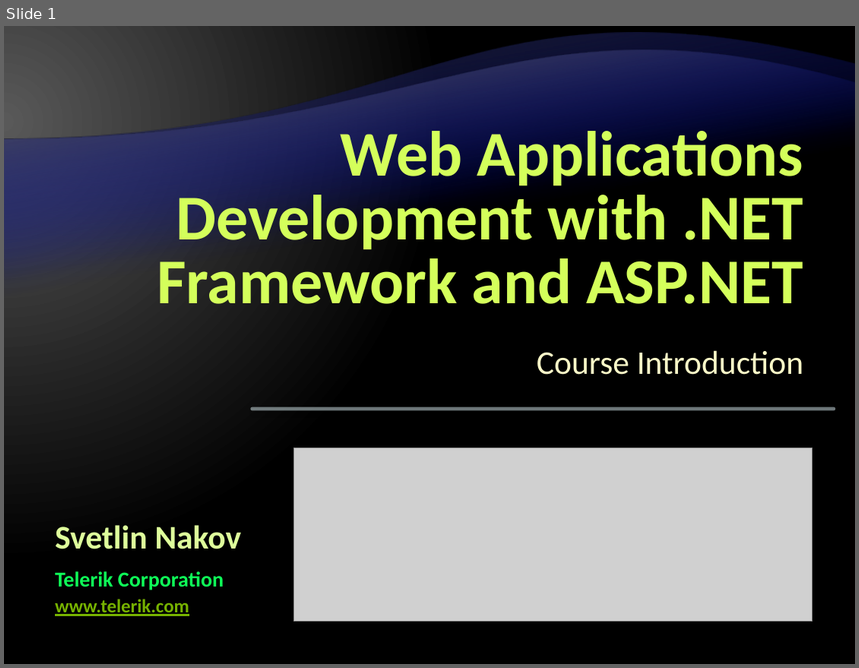
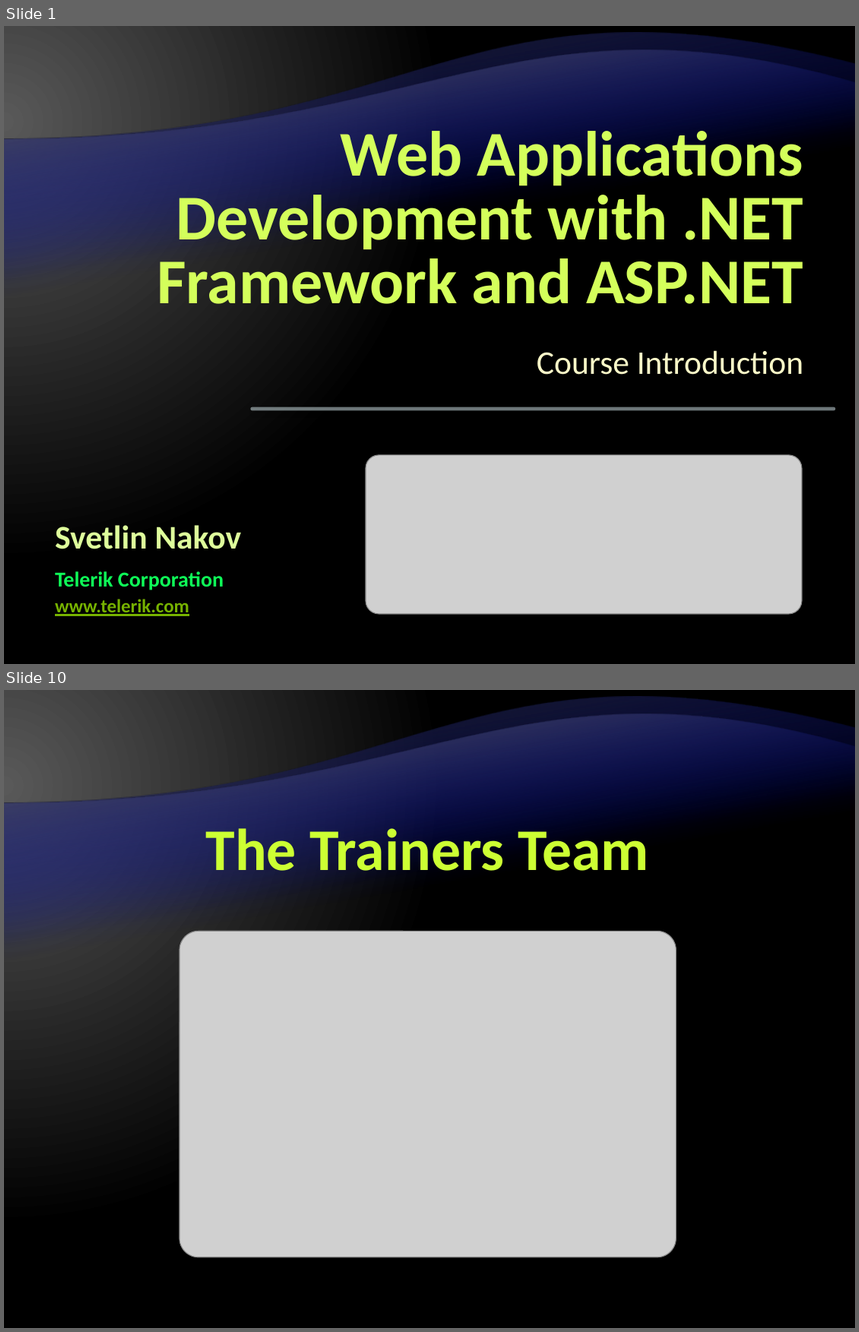
Before and after one commit to Graveheart/aspnetcourse, a slide deck: lectures/0. Course Introduction.pptx. Shown one above the other, each under a label of ours: slide 1 before the commit, slides 1 and 10 after it; the slides between them are not shown. The pictures are 859x668 and 859x1332 pixels, drawn with LibreOffice and Linux fonts; fonts in the diff are those of the drawing; grey boxes stand for pictures; background and template pictures are left out. Boxes give left, top, right and bottom in pixels: in the first picture for what was removed or moved away, otherwise in the second. Text is boxed around its words. In the diff, an @@ line names an element or a change of style, - is before the commit and + after.

```diff
--- a/lectures/0. Course Introduction.pptx
+++ b/lectures/0. Course Introduction.pptx
@@ slide 10 added at [4, 690, 855, 1328], background gradient #595959 to #000000; not listed: 2 template elements that a slide beside it also shows @@
@@ title added at [206, 828, 649, 885], 50 pt, text #CCFF33, bold @@
+The Trainers Team
@@ picture added at [180, 931, 676, 1257] @@
@@ slide 1 changed as well @@
@@ picture: place and size @@
-picture at [294, 449, 813, 622]
+picture at [366, 455, 801, 614]
```
Also in this commit, not shown: 22 other slides added, 1 slide removed.
